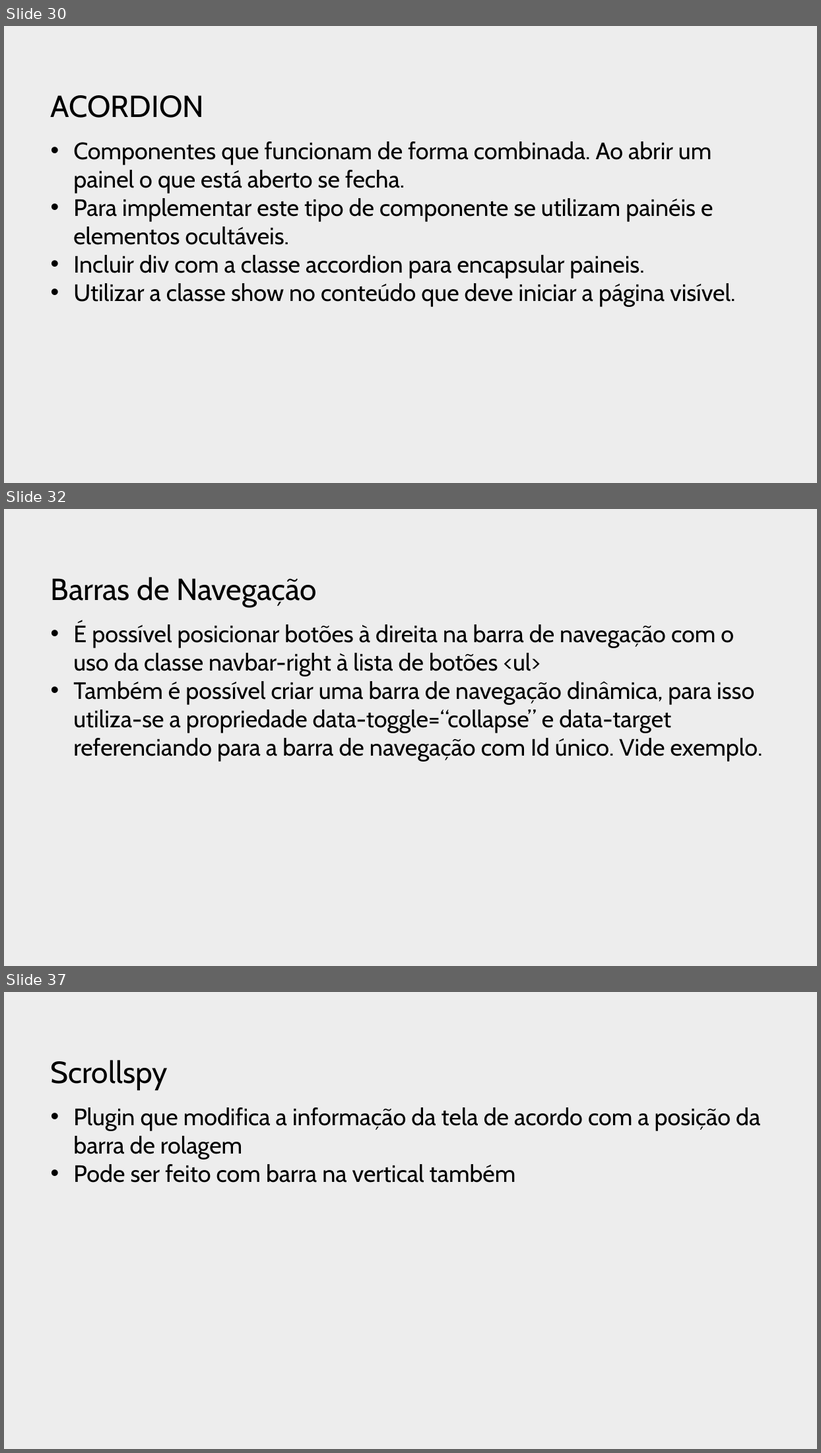
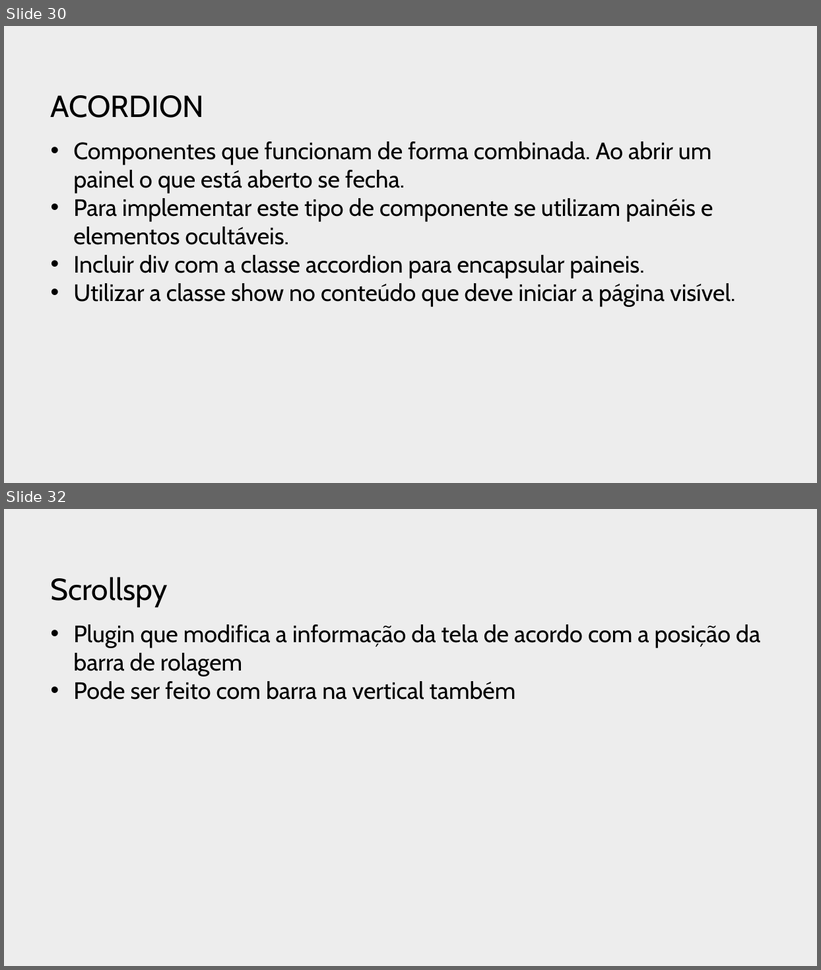
Before and after one commit to profJulioMomente/LTP2_3SI, a slide deck: 2018/2018.05.08-TheFoundations-BootStrap.pptx. Shown one above the other, each under a label of ours: slides 30, 32 and 37 before the commit, slides 30 and 32 after it; the slides between them are not shown. The pictures are 821x1453 and 821x970 pixels, drawn with LibreOffice and Linux fonts; fonts in the diff are those of the drawing; background and template pictures are left out. Boxes give left, top, right and bottom in pixels: in the first picture for what was removed or moved away, otherwise in the second. Text is boxed around its words. In the diff, an @@ line names an element or a change of style, - is before the commit and + after.

```diff
--- a/2018/2018.05.08-TheFoundations-BootStrap.pptx
+++ b/2018/2018.05.08-TheFoundations-BootStrap.pptx
@@ slide 32 removed at (4,509,817,966), background picture (left out) @@
@@ title removed at (51,577,317,607) @@
-Barras de Navegação
@@ text removed at (73,623,763,762) @@
-• É possível posicionar botões à direita na barra de navegação com o uso da classe navbar-right à lista de botões <ul>
-• Também é possível criar uma barra de navegação dinâmica, para isso utiliza-se a propriedade data-toggle=“collapse” e data-target referenciando para a barra de navegação com Id único. Vide exemplo.
@@ what was slide 37 is now slide 32 @@
```
Also in this commit, not shown: 2 slides changed, 3 slides added, 5 other slides removed, 3 other files.
